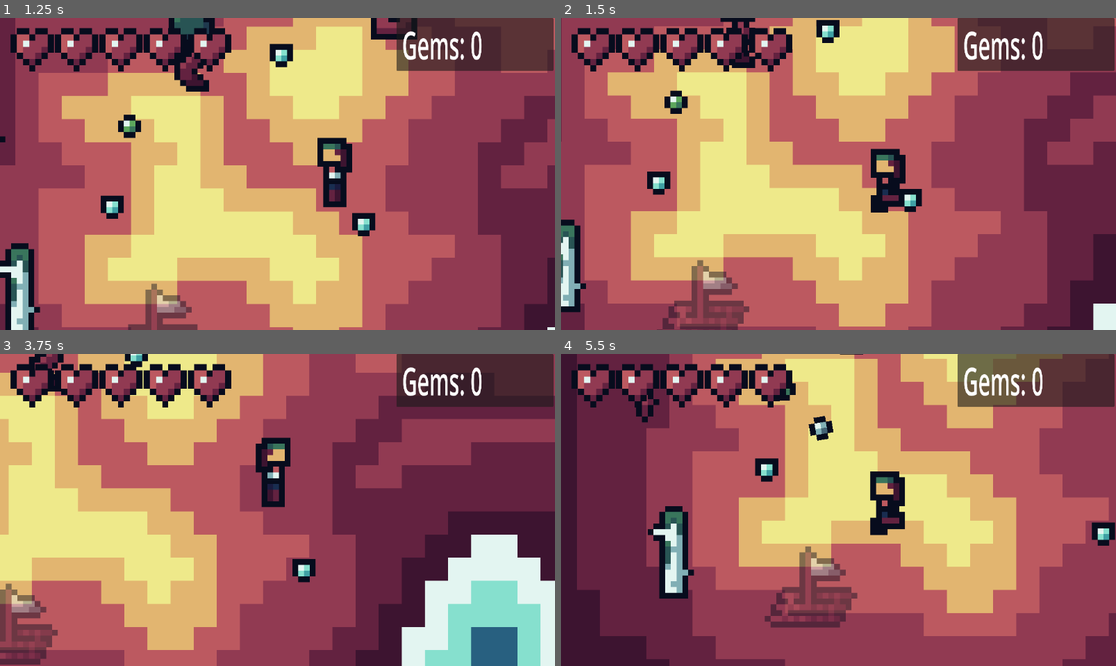
Above: before the commit, frames 1-4 (two rows, left to right).
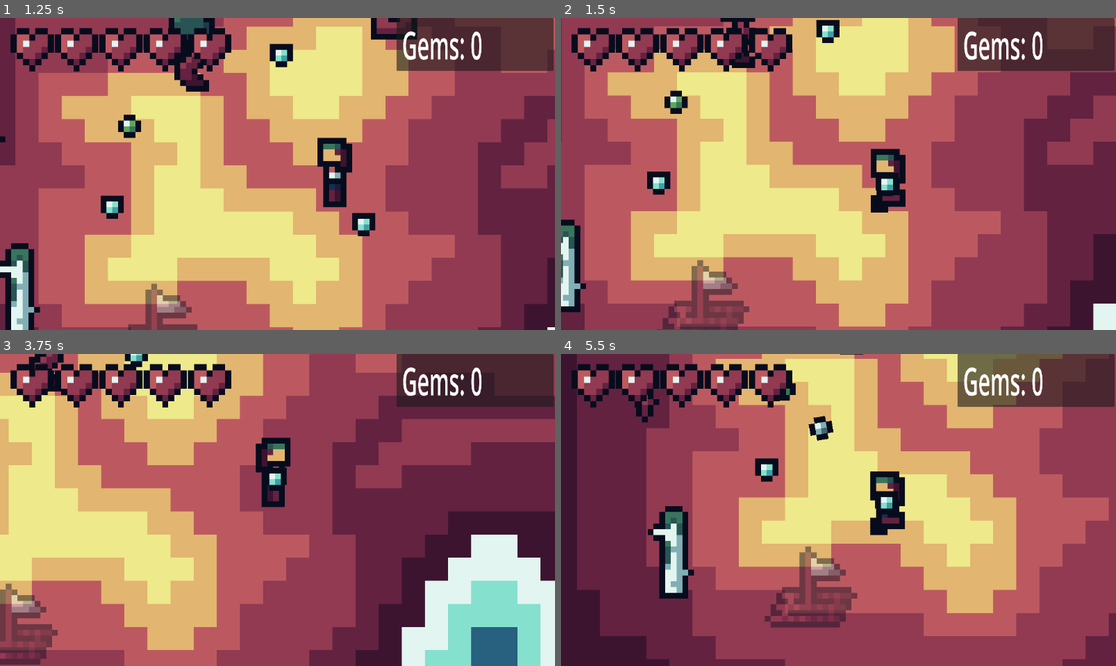
Above: after the commit, the same moments.

Repository: szeplakig/LD54
Game: Godot game, scene res://root.tscn
The game is run twice, just before and just after one commit, with the same random seed, the same clock (stepped at 60 frames per second) and the same inputs. Sound files missing from this copy of the repository are replaced by a short silence.
Inputs (mouse positions are in pixels of both pictures, inside the frame that each line leads up to):
- Up to frame 1 (1.25 s): move the mouse to (177, 117) at 0.52 s; hold Right (ui_right) from 0.53 s (still down); hold Right mouse button (build) from 0.53 s (still down); click (177, 117) at 0.67 s; tap Q (drop) at 0.8 s
- Up to frame 2 (1.5 s): move the mouse to (672, 214) at 1.27 s; release Right (ui_right) at 1.28 s; release Right mouse button (build) at 1.28 s; hold Down (ui_down) from 1.28 s (still down); tap Q (drop) at 1.35 s; click (672, 214) at 1.42 s
- Up to frame 3 (3.75 s): tap E (interact) at 1.55 s; move the mouse to (321, 531) at 2.02 s; release Down (ui_down) at 2.03 s; hold Right (ui_right) 2.03-2.78 s; hold E (interact) 2.03-2.78 s; click (321, 531) at 2.17 s; right-click (321, 531) at 2.3 s; move the mouse to (16, 534) at 2.77 s; hold Up (ui_up) 2.78-3.53 s; right-click (16, 534) at 2.85 s; click (16, 534) at 2.92 s; tap Q (drop) at 3.05 s; move the mouse to (338, 553) at 3.52 s; hold Left (ui_left) from 3.53 s (still down); hold Q (drop) from 3.53 s (still down); click (338, 553) at 3.67 s
- Up to frame 4 (5.5 s): tap E (interact) at 3.8 s; move the mouse to (727, 372) at 4.27 s; release Q (drop) at 4.28 s; tap Space (finish) at 4.35 s; click (727, 372) at 4.42 s; right-click (727, 372) at 4.55 s; move the mouse to (610, 637) at 5.02 s; release Left (ui_left) at 5.03 s; hold Down (ui_down) from 5.03 s (still down); hold E (interact) from 5.03 s (still down); click (610, 637) at 5.17 s; tap Q (drop) at 5.3 s

Frame 1 is identical in both runs. In frame 2, 0.4% of the frame differs, in the area x 56-66%, y 49-63%; in frame 3, 0.4%; in frame 4, 0.5%, in the area x 56-100%, y 43-62%.

Commit message:
effects

Diff:
--- a/character/pirate_ship/pirate_ship.tscn
+++ b/character/pirate_ship/pirate_ship.tscn
@@ -38,7 +38,6 @@
 
 [node name="wood_chop" type="AudioStreamPlayer2D" parent="."]
 stream = ExtResource("4_7hvwo")
-volume_db = 3.0
 
 [connection signal="input_event" from="Area2D" to="." method="_on_area_2d_input_event"]
 [connection signal="finished" from="wood_chop" to="." method="_on_wood_chop_finished"]
--- a/character/player/character_controller.gd
+++ b/character/player/character_controller.gd
@@ -40,6 +40,8 @@
 		if can_interact_pos(mouse_pos):
 			var tile_pos = utils.get_tile_at_position(mouse_pos)
 			if tile_pos != null:
+				if not $drop.playing:
+					$drop.play()
 				tilemap.set_plank(tile_pos)
 				spend_item()
 
@@ -145,10 +147,9 @@
 
 
 func drop(itemGlobalPosition = null):
-	if not $drop.playing:
-		$drop.play()
-
 	if currentItem != null:
+		if not $drop.playing:
+			$drop.play()
 		currentItem.collision.disabled = false
 		currentItem.reparent(root)
 		if itemGlobalPosition != null:
--- a/item/plank/plank_item.tscn
+++ b/item/plank/plank_item.tscn
@@ -6,6 +6,7 @@
 [sub_resource type="RectangleShape2D" id="RectangleShape2D_matct"]
 
 [sub_resource type="CircleShape2D" id="CircleShape2D_jtpya"]
+radius = 7.08064
 
 [node name="Plank" type="RigidBody2D"]
 z_index = 5
@@ -32,6 +33,7 @@
 position = Vector2(0, -9)
 
 [node name="CollisionShape2D" type="CollisionShape2D" parent="Area2D"]
+scale = Vector2(3.67198, 3.67198)
 shape = SubResource("CircleShape2D_jtpya")
 
 [node name="Interactable" type="Node2D" parent="."]
--- a/item/treasure/treasure_item.tscn
+++ b/item/treasure/treasure_item.tscn
@@ -7,6 +7,7 @@
 radius = 14.0
 
 [sub_resource type="CircleShape2D" id="CircleShape2D_8lht1"]
+radius = 6.5606
 
 [node name="TreasureItem" type="RigidBody2D"]
 z_index = 5
@@ -36,6 +37,7 @@
 position = Vector2(0, -8)
 
 [node name="CollisionShape2D" type="CollisionShape2D" parent="Area2D"]
+scale = Vector2(5.03003, 5.03003)
 shape = SubResource("CircleShape2D_8lht1")
 
 [node name="Interactable" type="Node2D" parent="."]
--- a/object/chest/chest.gd
+++ b/object/chest/chest.gd
@@ -11,6 +11,7 @@
 @onready var player: Node2D = get_node("/root/root/Player")
 @onready var sprite = $AnimatedSprite2D
 @onready var chest_open = $chest_open
+@onready var harvastable = $Harvestable
 
 @onready var treasure_scene: PackedScene = preload("res://item/treasure/treasure_item.tscn")
 var drop_speed = 50
@@ -54,8 +55,11 @@
 				chest_open.play()
 			sprite.play("open")
 			status = OPENED
+			return true
 		elif status == OPENED:
 			# sprite.play("close")
 			# status = CLOSED
-			if $Harvestable != null:
-				$Harvestable.queue_free()
+			if harvastable != null:
+				harvastable.queue_free()
+				harvastable = null
+			return true
--- a/object/chest/chest.tscn
+++ b/object/chest/chest.tscn
@@ -60,11 +60,11 @@
 "speed": 5.0
 }]
 
-[sub_resource type="RectangleShape2D" id="RectangleShape2D_aaecv"]
-size = Vector2(16, 16)
+[sub_resource type="CircleShape2D" id="CircleShape2D_url4l"]
+radius = 20.0062
 
 [sub_resource type="CircleShape2D" id="CircleShape2D_hqw5e"]
-radius = 7.0
+radius = 8.51469
 
 [node name="Chest" type="Node2D"]
 y_sort_enabled = true
@@ -86,14 +86,14 @@
 [node name="CollisionShape2D" type="CollisionShape2D" parent="Area2D"]
 y_sort_enabled = true
 position = Vector2(0, -8)
-shape = SubResource("RectangleShape2D_aaecv")
+shape = SubResource("CircleShape2D_url4l")
 
 [node name="StaticBody2D" type="StaticBody2D" parent="."]
 y_sort_enabled = true
 
 [node name="CollisionShape2D" type="CollisionShape2D" parent="StaticBody2D"]
 y_sort_enabled = true
-position = Vector2(0, -6)
+position = Vector2(0, -7.5)
 shape = SubResource("CircleShape2D_hqw5e")
 
 [node name="Harvestable" type="Node2D" parent="."]
@@ -102,7 +102,7 @@
 
 [node name="chest_open" type="AudioStreamPlayer2D" parent="."]
 stream = ExtResource("6_hnty4")
-volume_db = 5.0
+volume_db = -5.0
 
 [connection signal="animation_looped" from="AnimatedSprite2D" to="." method="_on_animated_sprite_2d_animation_looped"]
 [connection signal="input_event" from="Area2D" to="." method="_on_area_2d_input_event"]
--- /dev/null
+++ b/object/projectile/ground_hit.gd
@@ -0,0 +1,14 @@
+extends CPUParticles2D
+
+@export var delete_after: float = 5.0
+var elapsed_time = 0.0
+
+
+func _ready():
+	$ground_hit.play(0.15)
+
+
+func _process(delta):
+	elapsed_time += delta
+	if elapsed_time >= delete_after:
+		queue_free()
--- a/object/projectile/ground_hit.tscn
+++ b/object/projectile/ground_hit.tscn
@@ -1,4 +1,38 @@
-[gd_scene format=3 uid="uid://dyf8dxnn7s87j"]
+[gd_scene load_steps=5 format=3 uid="uid://dyf8dxnn7s87j"]
+
+[ext_resource type="Script" path="res://object/projectile/ground_hit.gd" id="1_8m5l1"]
+[ext_resource type="AudioStream" uid="uid://c8b27227jnbjo" path="res://sounds/ground_hit.mp3" id="2_yfa2e"]
+
+[sub_resource type="Curve" id="Curve_6qkgs"]
+_data = [Vector2(0, 0.37824), 0.0, 0.0, 0, 0, Vector2(1, 1), 0.0, 0.0, 0, 0]
+point_count = 2
+
+[sub_resource type="Gradient" id="Gradient_a36n1"]
+interpolation_mode = 2
+offsets = PackedFloat32Array(0, 0.237654, 0.845679, 1)
+colors = PackedColorArray(0.933333, 0.913725, 0.541176, 1, 0.886275, 0.709804, 0.439216, 1, 0.737255, 0.34902, 0.376471, 1, 0.568627, 0.227451, 0.321569, 1)
 
 [node name="GroundHit" type="CPUParticles2D"]
-visible = false
+emitting = false
+amount = 200
+lifetime = 0.4
+one_shot = true
+explosiveness = 1.0
+emission_shape = 1
+emission_sphere_radius = 12.02
+direction = Vector2(2.08165e-12, -1)
+gravity = Vector2(2.08165e-12, 980)
+initial_velocity_min = 100.0
+initial_velocity_max = 400.0
+linear_accel_max = 1.0
+scale_amount_min = 2.0
+scale_amount_max = 4.0
+scale_amount_curve = SubResource("Curve_6qkgs")
+color_ramp = SubResource("Gradient_a36n1")
+hue_variation_min = 0.05
+hue_variation_max = 0.05
+script = ExtResource("1_8m5l1")
+
+[node name="ground_hit" type="AudioStreamPlayer2D" parent="."]
+stream = ExtResource("2_yfa2e")
+attenuation = 6.0
--- a/object/projectile/projectile.gd
+++ b/object/projectile/projectile.gd
@@ -1,6 +1,7 @@
 extends RigidBody2D
 
-@export var stopped_speed: float = 80.0
+@export var stopped_speed: float = randf_range(60.0, 120.0)
+@onready var utils: Node2D = get_node("/root/root/Utils")
 
 @onready var GroundHitEffect: PackedScene = preload("res://object/projectile/ground_hit.tscn")
 @onready var WaterHitEffects: PackedScene = preload("res://object/projectile/water_hit.tscn")
@@ -11,14 +12,26 @@
 
 func _physics_process(delta):
 	if linear_velocity.length() < stopped_speed:
+		if utils.is_over_water_tile(global_position):
+			water_hit()
+		else:
+			ground_hit()
 		queue_free()
 
 
 func water_hit():
+	var effect = WaterHitEffects.instantiate()
+	get_node("/root/root").add_child(effect)
+	effect.global_position = global_position
+	effect.emitting = true
 	queue_free()
 
 
 func ground_hit():
+	var effect = GroundHitEffect.instantiate()
+	get_node("/root/root").add_child(effect)
+	effect.global_position = global_position
+	effect.emitting = true
 	queue_free()
 
 
--- a/object/projectile/projectile.tscn
+++ b/object/projectile/projectile.tscn
@@ -8,6 +8,7 @@
 [sub_resource type="CircleShape2D" id="CircleShape2D_1o6d2"]
 
 [node name="CannonBall" type="RigidBody2D"]
+z_index = 20
 gravity_scale = 2.66454e-15
 contact_monitor = true
 linear_damp = 0.05
--- a/object/projectile/target_hit.tscn
+++ b/object/projectile/target_hit.tscn
@@ -38,5 +38,4 @@
 
 [node name="explosion" type="AudioStreamPlayer2D" parent="."]
 stream = ExtResource("2_oetc4")
-volume_db = -10.0
-attenuation = 10.0
+attenuation = 6.0
--- /dev/null
+++ b/object/projectile/water_hit.gd
@@ -0,0 +1,14 @@
+extends CPUParticles2D
+
+@export var delete_after: float = 5.0
+var elapsed_time = 0.0
+
+
+func _ready():
+	$water_splash.play()
+
+
+func _process(delta):
+	elapsed_time += delta
+	if elapsed_time >= delete_after:
+		queue_free()
--- a/object/projectile/water_hit.tscn
+++ b/object/projectile/water_hit.tscn
@@ -1,4 +1,39 @@
-[gd_scene format=3 uid="uid://c1nfqqgbr1f06"]
+[gd_scene load_steps=5 format=3 uid="uid://c1nfqqgbr1f06"]
+
+[ext_resource type="Script" path="res://object/projectile/water_hit.gd" id="1_gs4j0"]
+[ext_resource type="AudioStream" uid="uid://ew2kyclib6jl" path="res://sounds/water_splash.mp3" id="2_jkb6i"]
+
+[sub_resource type="Curve" id="Curve_6qkgs"]
+_data = [Vector2(0, 0.37824), 0.0, 0.0, 0, 0, Vector2(1, 1), 0.0, 0.0, 0, 0]
+point_count = 2
+
+[sub_resource type="Gradient" id="Gradient_e44rf"]
+offsets = PackedFloat32Array(0, 0.314815, 1)
+colors = PackedColorArray(0.890196, 0.960784, 0.945098, 1, 0.702216, 0.918337, 0.874353, 1, 0.156863, 0.376471, 0.501961, 1)
 
 [node name="WaterHit" type="CPUParticles2D"]
-visible = false
+emitting = false
+amount = 200
+lifetime = 0.4
+one_shot = true
+explosiveness = 1.0
+emission_shape = 1
+emission_sphere_radius = 12.02
+direction = Vector2(2.08165e-12, -1)
+spread = 30.0
+gravity = Vector2(2.08165e-12, 980)
+initial_velocity_min = 100.0
+initial_velocity_max = 400.0
+linear_accel_max = 1.0
+scale_amount_min = 2.0
+scale_amount_max = 4.0
+scale_amount_curve = SubResource("Curve_6qkgs")
+color_ramp = SubResource("Gradient_e44rf")
+hue_variation_min = 0.05
+hue_variation_max = 0.05
+script = ExtResource("1_gs4j0")
+
+[node name="water_splash" type="AudioStreamPlayer2D" parent="."]
+stream = ExtResource("2_jkb6i")
+volume_db = -10.0
+attenuation = 6.0
--- a/object/tree/tree.tscn
+++ b/object/tree/tree.tscn
@@ -8,7 +8,7 @@
 radius = 3.0
 
 [sub_resource type="RectangleShape2D" id="RectangleShape2D_hr5kl"]
-size = Vector2(8.25, 18)
+size = Vector2(12.01, 21.1029)
 
 [node name="Tree" type="Node2D"]
 y_sort_enabled = true
@@ -37,7 +37,8 @@
 
 [node name="CollisionShape2D" type="CollisionShape2D" parent="Area2D"]
 y_sort_enabled = true
-position = Vector2(0.125, -1)
+position = Vector2(0.25, 0.25)
+scale = Vector2(1.87344, 1.27945)
 shape = SubResource("RectangleShape2D_hr5kl")
 
 [node name="Harvestable" type="Node2D" parent="."]
@@ -46,7 +47,6 @@
 
 [node name="wood_chop" type="AudioStreamPlayer2D" parent="."]
 stream = ExtResource("3_15gmo")
-volume_db = 3.0
 
 [connection signal="input_event" from="Area2D" to="." method="_on_area_2d_input_event"]
 [connection signal="finished" from="wood_chop" to="." method="_on_wood_chop_finished"]
--- a/root.tscn
+++ b/root.tscn
@@ -16,7 +16,6 @@
 [ext_resource type="Script" path="res://win.gd" id="11_u663k"]
 [ext_resource type="PackedScene" uid="uid://d2sre57itv6b1" path="res://object/chest/chest.tscn" id="13_cmla8"]
 [ext_resource type="PackedScene" uid="uid://bicy6we1bo0ai" path="res://item/plank/plank_item.tscn" id="14_rvanq"]
-[ext_resource type="PackedScene" uid="uid://c7dx0kfycuher" path="res://object/projectile/projectile.tscn" id="17_guxc4"]
 [ext_resource type="PackedScene" uid="uid://160btyd2e2oh" path="res://sounds/sounds.tscn" id="18_wavea"]
 
 [sub_resource type="StyleBoxFlat" id="StyleBoxFlat_n2pvb"]
@@ -235,7 +234,4 @@
 [node name="Plank" parent="." instance=ExtResource("14_rvanq")]
 position = Vector2(-160, -21)
 
-[node name="CannonBall" parent="." instance=ExtResource("17_guxc4")]
-position = Vector2(-285, 228)
-
 [node name="Sounds" parent="." instance=ExtResource("18_wavea")]
--- a/sounds/sounds.tscn
+++ b/sounds/sounds.tscn
@@ -4,10 +4,10 @@
 [ext_resource type="AudioStream" uid="uid://co8qirgxbifkv" path="res://sounds/explosion.mp3" id="2_okuvb"]
 [ext_resource type="AudioStream" uid="uid://dlbin8ftiruv2" path="res://sounds/ocean2.mp3" id="3_i2oyc"]
 [ext_resource type="AudioStream" uid="uid://e4ybgwrvl6l2" path="res://sounds/cannon_shot.mp3" id="3_pu5p7"]
+[ext_resource type="AudioStream" uid="uid://bjuqrjbpqswo4" path="res://sounds/explosion_1.mp3" id="3_v0ggx"]
 [ext_resource type="AudioStream" uid="uid://ew2kyclib6jl" path="res://sounds/water_splash.mp3" id="4_d4u8f"]
 [ext_resource type="AudioStream" uid="uid://0db4yb8lkcw2" path="res://sounds/score.mp3" id="5_xrrk3"]
 [ext_resource type="AudioStream" uid="uid://bgib4g5u0q5i3" path="res://sounds/pickup.mp3" id="6_2rawv"]
-[ext_resource type="AudioStream" uid="uid://627okwy4b3ew" path="res://sounds/building.mp3" id="6_ci4bk"]
 [ext_resource type="AudioStream" uid="uid://cyh50nwspmae5" path="res://sounds/drop.mp3" id="9_xmaj0"]
 [ext_resource type="AudioStream" uid="uid://fhoy18uulw0k" path="res://sounds/wood_chop.mp3" id="10_kbkpb"]
 [ext_resource type="AudioStream" uid="uid://b8n7oik2tcmkk" path="res://sounds/chest_open.mp3" id="11_n5f6b"]
@@ -17,6 +17,11 @@
 
 [node name="explosion" type="AudioStreamPlayer2D" parent="."]
 stream = ExtResource("2_okuvb")
+volume_db = -10.0
+
+[node name="explosion_1" type="AudioStreamPlayer2D" parent="."]
+stream = ExtResource("3_v0ggx")
+volume_db = -10.0
 
 [node name="ocean" type="AudioStreamPlayer2D" parent="."]
 stream = ExtResource("3_i2oyc")
@@ -35,9 +40,6 @@
 [node name="score" type="AudioStreamPlayer2D" parent="."]
 stream = ExtResource("5_xrrk3")
 
-[node name="build" type="AudioStreamPlayer2D" parent="."]
-stream = ExtResource("6_ci4bk")
-
 [node name="drop" type="AudioStreamPlayer2D" parent="."]
 stream = ExtResource("9_xmaj0")
 
--- a/utils.gd
+++ b/utils.gd
@@ -5,19 +5,16 @@
 
 func get_tile_at_position(object_global_position: Vector2):
 	var object_local_position = tilemap.to_local(object_global_position)
-	var tilemap_coords = tilemap.local_to_map(object_local_position)
+	return tilemap.local_to_map(object_local_position)
 
-	if tilemap_coords != null:
-		return tilemap_coords
-	else:
-		print("No tile found at position:", object_global_position)
+func get_atlas_coord(object_global_position: Vector2):
+	var tilemap_coords = get_tile_at_position(object_global_position)
+	return tilemap.get_cell_atlas_coords(0, tilemap_coords)
 
+func is_over_water_tile(object_global_position: Vector2):
+	var atlas_coord = get_atlas_coord(object_global_position)
+	return atlas_coord in tilemap.WATER_TILE_COORDS
 
 func get_source_id_at_position(object_global_position: Vector2):
 	var tilemap_coords = get_tile_at_position(object_global_position)
-	var tile_source_id = tilemap.get_cell_atlas_coords(0, tilemap_coords)
-
-	if tile_source_id != null:
-		return tile_source_id
-	else:
-		print("No tile found at position:", object_global_position)
+	return tilemap.get_cell_atlas_coords(0, tilemap_coords)
Not shown: 1 places in root.tscn that only renumber resources
Not shown, added: sounds/ground_hit.mp3.import
Not shown, added: sounds/ground_hit.mp3
